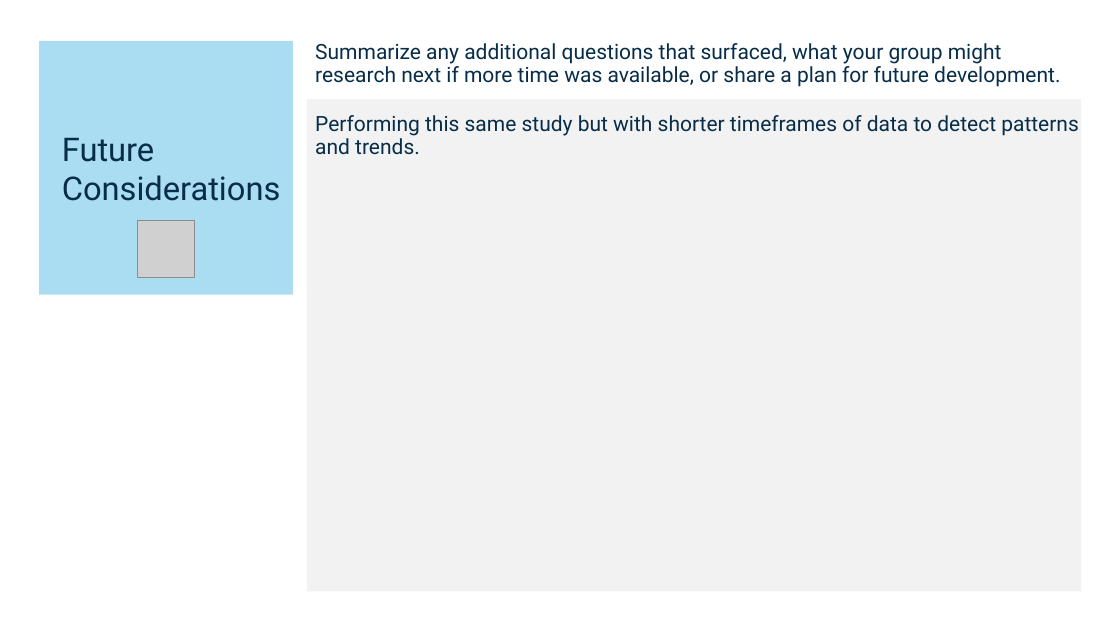
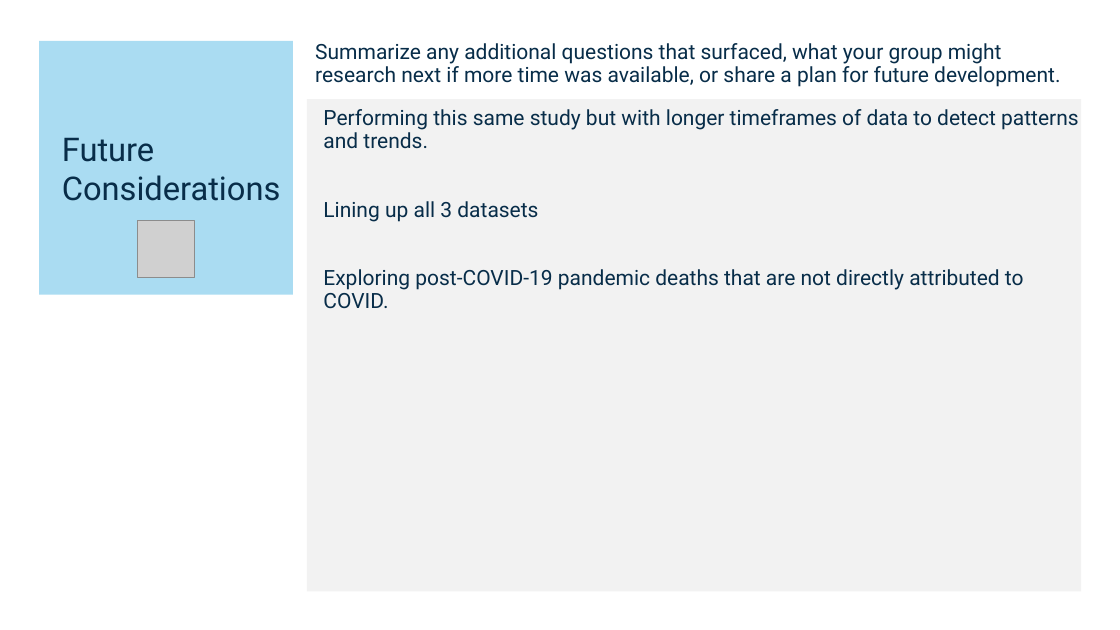
Before and after one commit to Birdfeathers/Project1--Healthcare_Devices, a slide deck: slide 13 of AI_Bootcamp_Project_1_Template - DRAFT FOR REVIEW 10.17.24.pptx (slide 11 before the commit). Drawn at 1120x630 pixels with LibreOffice and Linux fonts; fonts in the diff are those of the drawing; grey boxes stand for pictures. Boxes give left, top, right and bottom in pixels: in the first picture for what was removed or moved away, otherwise in the second. Text is boxed around its words. In the diff, an @@ line names an element or a change of style, - is before the commit and + after.

```diff
--- a/AI_Bootcamp_Project_1_Template - DRAFT FOR REVIEW 10.17.24.pptx
+++ b/AI_Bootcamp_Project_1_Template - DRAFT FOR REVIEW 10.17.24.pptx
@@ text at [323, 109, 1079, 309]: text changed @@
-Performing this same study but with shorter timeframes of data to detect patterns and trends.
+Performing this same study but with longer timeframes of data to detect patterns and trends.
+Lining up all 3 datasets
+Exploring post-COVID-19 pandemic deaths that are not directly attributed to COVID.
```
Also in this commit, not shown: 8 other slides changed, 4 slides added, 2 slides removed, 1 other file.
